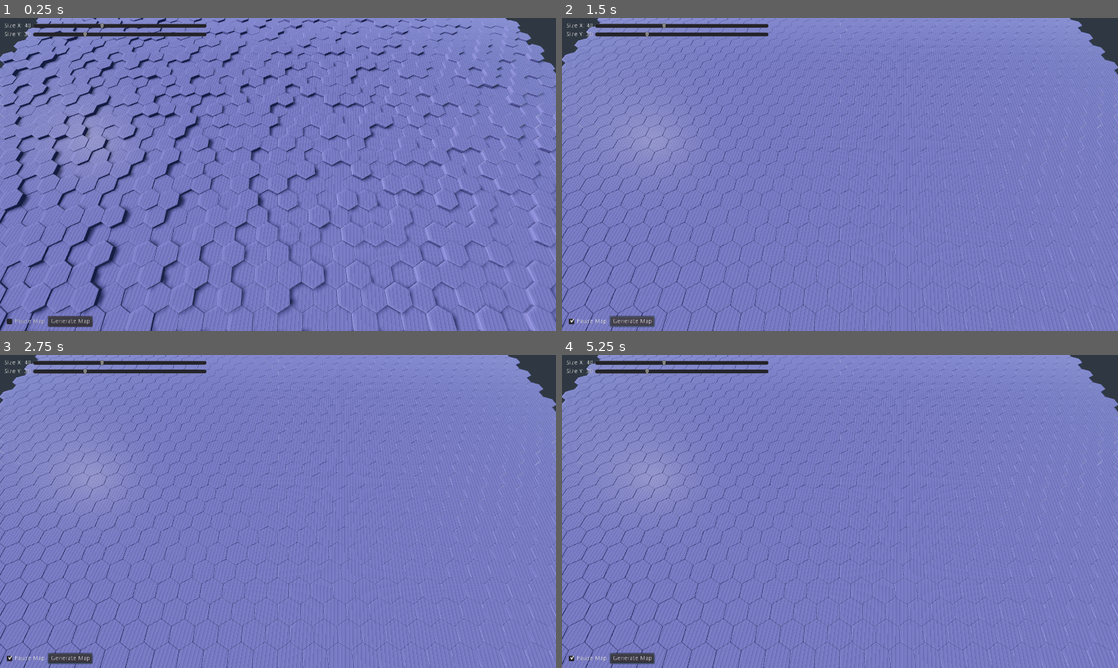
Above: before the commit, frames 1-4 (two rows, left to right).
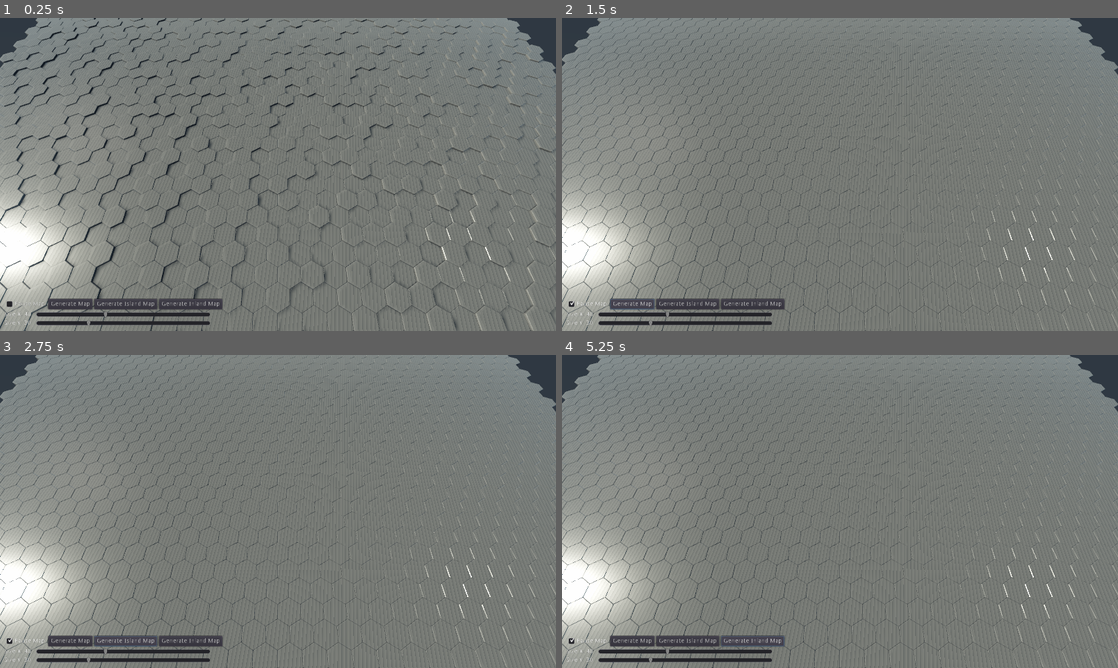
Above: after the commit, the same moments.

Repository: TheNumerus/map-editor
Game: Godot game, scene res://S_MainScene.tscn
Two runs of this game, one before a commit and one after it. Both use one fixed random seed, a clock stepped at 60 frames per second and the inputs below.
Inputs (mouse positions are in pixels of both pictures, inside the frame that each line leads up to):
- Up to frame 1 (0.25 s): no input
- Up to frame 2 (1.5 s): click "Pause Map" at 0.5 s; click "Generate Map" at 1.25 s
- Up to frame 3 (2.75 s): click (127, 639) at 2 s, where only the run after the commit has a clickable "Generate Island Map"
- Up to frame 4 (5.25 s): click (751, 639) at 2.75 s, where only the run after the commit has a clickable "Generate Inland Map"; click "Generate Map" at 3.5 s; click (689, 639) at 4.25 s, where only the run after the commit has a clickable "Generate Island Map"; click (751, 639) at 5 s, where only the run after the commit has a clickable "Generate Inland Map"

The runs differ from the first frame. In frame 1, 98% of the frame differs, in the area x 0-100%, y 0-100%; in frame 2, 99%; in frame 3, 99%; in frame 4, 99%.

Commit message:
better controls

Diff:
--- a/MAT_HexBounce.tres
+++ b/MAT_HexBounce.tres
@@ -4,6 +4,6 @@
 
 [resource]
 shader = ExtResource( 1 )
-shader_param/scale = 0.1
+shader_param/scale = 0.05
 shader_param/speed = 2.0
 shader_param/paused = null
--- a/SC_GUI.gd
+++ b/SC_GUI.gd
@@ -1,27 +1,22 @@
 extends MarginContainer
 
-onready var label_x = $VBoxContainer/HBoxContainer3/HBoxContainer2/GridContainer/SizeXLabel
-onready var label_y = $VBoxContainer/HBoxContainer3/HBoxContainer2/GridContainer/SizeYLabel
+onready var label_x = $VBoxContainer/GridContainer/SizeXLabel
+onready var label_y = $VBoxContainer/GridContainer/SizeYLabel
 
 signal pause_toggle(paused)
 signal map_recieved(map)
 
-var size_x = 40
-var size_y = 30
+var size_x: int = 40
+var size_y: int = 30
 
 func _ready():
-	$HTTPRequest.connect("request_completed", self, "_on_request_completed")
+	if $HTTPRequest.connect("request_completed", self, "_on_request_completed"):
+		push_error("cannot connect to http request node")
 
 func _on_Button_toggled(button_pressed):
 	emit_signal("pause_toggle", button_pressed)
 
-
-func _on_ButtonGenerate_pressed():
-	var error = $HTTPRequest.request("http://localhost:8000/circle?x=%.0f&y=%.0f" % [size_x, size_y])
-	if error:
-		push_error("Map generator timeout")
-
-func _on_request_completed(result, response_code, headers, body):
+func _on_request_completed(result, _response_code, _headers, body):
 	if result != $HTTPRequest.RESULT_SUCCESS:
 		push_error("map gen error")
 		return
@@ -37,3 +32,17 @@
 func _on_size_y_value_changed(value):
 	label_y.text = "Size Y: %.0f" % [value]
 	size_y = value as int
+
+func send_request(path):
+	var error = $HTTPRequest.request("http://localhost:8000/" + path)
+	if error:
+		push_error("Map generator timeout")
+
+func _on_ButtonGenerate_pressed():
+	send_request("circle?x=%.0f&y=%.0f" % [size_x, size_y])
+
+func _on_ButtonGenerateIsland_pressed():
+	send_request("islands?x=%.0f&y=%.0f" % [size_x, size_y])
+
+func _on_ButtonGenerateInland_pressed():
+	send_request("inland?x=%.0f&y=%.0f" % [size_x, size_y])
--- a/SC_HexMap.gd
+++ b/SC_HexMap.gd
@@ -1,13 +1,21 @@
 extends MultiMeshInstance
 
-const offset = sqrt(3) / 3 * 1.5
+const offset := sqrt(3) / 3 * 1.5
 
-const mesh = preload("res://M_Hex.obj")
-const mat = preload("res://MAT_HexBounce.tres")
+const MESH := preload("res://M_Hex.obj")
+const MAT := preload("res://MAT_HexBounce.tres")
 
-var t = 0
-var pause = false
-var hexes = []
+var t := 0
+var pause := false
+var hexes := []
+
+func _init():
+	multimesh = MultiMesh.new()
+	multimesh.transform_format = MultiMesh.TRANSFORM_3D
+	multimesh.color_format = MultiMesh.COLOR_FLOAT
+	multimesh.custom_data_format = MultiMesh.CUSTOM_DATA_FLOAT
+	multimesh.mesh = MESH
+	multimesh.mesh.surface_set_material(0, MAT)
 
 func _ready():
 	populate(40, 30, null)
@@ -16,40 +24,38 @@
 func color_from(hextype):
 	match hextype.terrain_type:
 		"Ocean":
-			return Color(0.1, 0.2, 0.5)
+			return Color(0.1, 0.25, 0.5)
+		"Water":
+			return Color(0.2, 0.45, 0.8)
 		"Ice":
 			return Color(0.9, 0.9, 0.92)
-		"Water":
-			return Color.blue
 		"Forest":
-			return Color.darkgreen
+			return Color(0.2, 0.5, 0.2)
 		"Field":
-			return Color.green
+			return Color(0.6, 0.7, 0.2)
 		"Mountain":
-			return Color.darkgray
+			return Color(0.1, 0.1, 0.1)
 		"Desert":
-			return Color.orange
+			return Color(0.8, 0.6, 0.2)
 		"Jungle":
-			return Color.limegreen
+			return Color(0.4, 0.7, 0.2)
+		"Tundra":
+			return Color(0.12, 0.15, 0.15)
+		"Grassland":
+			return Color(0.5, 0.6, 0.2)
 		_:
 			push_warning("Unknown hextype: " + hextype.terrain_type)
 			return Color(1.0, 0.0, 1.0)
 
 func populate(base_x: int, base_y: int, map_data):
-	multimesh = MultiMesh.new()
-	multimesh.transform_format = MultiMesh.TRANSFORM_3D
-	multimesh.color_format = MultiMesh.COLOR_FLOAT
-	multimesh.custom_data_format = MultiMesh.CUSTOM_DATA_FLOAT
 	multimesh.instance_count = base_x * base_y
-	multimesh.mesh = mesh
-	multimesh.mesh.surface_set_material(0, mat)
 
-	var width = base_x / 2;
-	var height = (base_y - 1) * offset /1.5
+	var width := base_x / 2.0;
+	var height := (base_y - 1) * offset /1.5
 	for x in range(base_x):
 		for y in range(base_y):
-			var index = y * base_x + x
-			var tr = Transform(Basis(), Vector3(0, 0, 0))
+			var index := y * base_x + x
+			var tr := Transform(Basis(), Vector3(0, 0, 0))
 			if y % 2 == 0:
 				tr.origin = Vector3(x - width, 0, y * offset - height)
 			else:
@@ -60,11 +66,11 @@
 			if map_data != null:
 				multimesh.set_instance_color(index, color_from(map_data.field[index]))
 			else:
-				multimesh.set_instance_color(index, Color(0.2, 0.2, 0.6))
+				multimesh.set_instance_color(index, Color(0.2, 0.2, 0.2))
 
-	multimesh.mesh.surface_get_material(0).set_shader_param("paused", false)
+	multimesh.mesh.surface_get_material(0).set_shader_param("paused", pause)
 
-func _on_Control_pause_toggle(paused):
+func _on_Control_pause_toggle(paused: bool):
 	pause = paused
 	multimesh.mesh.surface_get_material(0).set_shader_param("paused", pause)
 
--- a/SC_Player.gd
+++ b/SC_Player.gd
@@ -7,6 +7,8 @@
 var pressed = false
 var right_pressed = false
 var zoom_level = 0
+
+var rot = 0
 
 func _unhandled_input(event):
 	if event is InputEventMouseButton:
@@ -28,7 +30,13 @@
 	elif event is InputEventMouseMotion:
 		var motion_event = (event as InputEventMouseMotion)
 		if pressed:
-			translate((Vector3(-motion_event.relative.x * camera_speed, 0, -motion_event.relative.y * camera_speed)))
+			var pan_vector = Vector2(-motion_event.relative.x * camera_speed, -motion_event.relative.y * camera_speed)
+			var t = Transform2D((rot / 180.0 * PI), Vector2(0, 0))
+			pan_vector = t.basis_xform_inv(pan_vector)
+			translate((Vector3(pan_vector.x, 0, pan_vector.y)))
 		elif right_pressed:
-			var rotate_delta = -motion_event.relative.y / 5
-			$Pivot.rotation_degrees.x = clamp($Pivot.rotation_degrees.x + rotate_delta, 0, 85)
+			var rotate_delta_y = -motion_event.relative.y / 5
+			$Pivot.rotation_degrees.x = clamp($Pivot.rotation_degrees.x + rotate_delta_y, 0, 85)
+			var rotate_delta_x = -motion_event.relative.x / 5
+			rot = $Pivot.rotation_degrees.y + rotate_delta_x
+			$Pivot.rotation_degrees.y = rot
--- a/SH_Hex.tres
+++ b/SH_Hex.tres
@@ -1,10 +1,11 @@
 [gd_resource type="VisualShader" load_steps=12 format=2]
 
+[sub_resource type="VisualShaderNodeScalarConstant" id=1]
+
 [sub_resource type="VisualShaderNodeScalarConstant" id=2]
+constant = 0.2
 
-[sub_resource type="VisualShaderNodeScalarConstant" id=3]
-
-[sub_resource type="VisualShaderNodeExpression" id=12]
+[sub_resource type="VisualShaderNodeExpression" id=3]
 size = Vector2( 250, 150 )
 expression = "albedo = COLOR.xyz"
 
@@ -95,7 +96,7 @@
 	float n_out3p0 = 0.000000;
 
 // Scalar:4
-	float n_out4p0 = 0.000000;
+	float n_out4p0 = 0.200000;
 
 // Output:0
 	ALBEDO = n_out5p0;
@@ -109,7 +110,7 @@
 
 }
 "
-graph_offset = Vector2( -289, 36 )
+graph_offset = Vector2( -207, 145 )
 nodes/vertex/0/position = Vector2( 740, 180 )
 nodes/vertex/2/node = SubResource( 9 )
 nodes/vertex/2/position = Vector2( -220, 220 )
@@ -138,11 +139,11 @@
 nodes/vertex/14/position = Vector2( -240, 700 )
 nodes/vertex/connections = PoolIntArray( 3, 0, 0, 1, 4, 0, 10, 1, 2, 0, 10, 0, 10, 0, 0, 0, 12, 0, 10, 2, 13, 0, 10, 3, 14, 0, 10, 4 )
 nodes/fragment/0/position = Vector2( 580, 160 )
-nodes/fragment/3/node = SubResource( 2 )
+nodes/fragment/3/node = SubResource( 1 )
 nodes/fragment/3/position = Vector2( -60, 280 )
-nodes/fragment/4/node = SubResource( 3 )
+nodes/fragment/4/node = SubResource( 2 )
 nodes/fragment/4/position = Vector2( -60, 340 )
-nodes/fragment/5/node = SubResource( 12 )
+nodes/fragment/5/node = SubResource( 3 )
 nodes/fragment/5/position = Vector2( -20, 80 )
 nodes/fragment/5/size = Vector2( 250, 150 )
 nodes/fragment/5/input_ports = ""
--- a/S_GUI.tscn
+++ b/S_GUI.tscn
@@ -19,62 +19,12 @@
 margin_right = 1260.0
 margin_bottom = 700.0
 mouse_filter = 2
-
-[node name="HBoxContainer3" type="HBoxContainer" parent="VBoxContainer"]
-margin_right = 1260.0
-margin_bottom = 672.0
-mouse_filter = 2
-size_flags_vertical = 3
-
-[node name="HBoxContainer2" type="VBoxContainer" parent="VBoxContainer/HBoxContainer3"]
-margin_right = 466.0
-margin_bottom = 672.0
-mouse_filter = 2
-size_flags_vertical = 3
-
-[node name="GridContainer" type="GridContainer" parent="VBoxContainer/HBoxContainer3/HBoxContainer2"]
-margin_right = 466.0
-margin_bottom = 36.0
-columns = 2
-
-[node name="SizeXLabel" type="Label" parent="VBoxContainer/HBoxContainer3/HBoxContainer2/GridContainer"]
-margin_top = 1.0
-margin_right = 62.0
-margin_bottom = 15.0
-text = "Size X: 40"
-
-[node name="SizeXSlider" type="HSlider" parent="VBoxContainer/HBoxContainer3/HBoxContainer2/GridContainer"]
-margin_left = 66.0
-margin_right = 466.0
-margin_bottom = 16.0
-rect_min_size = Vector2( 400, 0 )
-min_value = 1.0
-value = 40.0
-tick_count = 10
-
-[node name="SizeYLabel" type="Label" parent="VBoxContainer/HBoxContainer3/HBoxContainer2/GridContainer"]
-margin_top = 21.0
-margin_right = 62.0
-margin_bottom = 35.0
-text = "Size Y: 30"
-__meta__ = {
-"_edit_use_anchors_": false
-}
-
-[node name="SizeYSlider" type="HSlider" parent="VBoxContainer/HBoxContainer3/HBoxContainer2/GridContainer"]
-margin_left = 66.0
-margin_top = 20.0
-margin_right = 466.0
-margin_bottom = 36.0
-rect_min_size = Vector2( 400, 0 )
-min_value = 1.0
-value = 30.0
-tick_count = 10
+alignment = 2
 
 [node name="HBoxContainer" type="HBoxContainer" parent="VBoxContainer"]
-margin_top = 676.0
+margin_top = 636.0
 margin_right = 1260.0
-margin_bottom = 700.0
+margin_bottom = 660.0
 mouse_filter = 2
 
 [node name="Button" type="CheckBox" parent="VBoxContainer/HBoxContainer"]
@@ -88,9 +38,64 @@
 margin_bottom = 24.0
 text = "Generate Map"
 
+[node name="ButtonGenerateIsland" type="Button" parent="VBoxContainer/HBoxContainer"]
+margin_left = 207.0
+margin_right = 352.0
+margin_bottom = 24.0
+text = "Generate Island Map"
+
+[node name="ButtonGenerateInland" type="Button" parent="VBoxContainer/HBoxContainer"]
+margin_left = 356.0
+margin_right = 502.0
+margin_bottom = 24.0
+text = "Generate Inland Map"
+
+[node name="GridContainer" type="GridContainer" parent="VBoxContainer"]
+margin_top = 664.0
+margin_right = 1260.0
+margin_bottom = 700.0
+columns = 2
+
+[node name="SizeXLabel" type="Label" parent="VBoxContainer/GridContainer"]
+margin_top = 1.0
+margin_right = 70.0
+margin_bottom = 15.0
+text = "Size X: 40"
+
+[node name="SizeXSlider" type="HSlider" parent="VBoxContainer/GridContainer"]
+margin_left = 74.0
+margin_right = 474.0
+margin_bottom = 16.0
+rect_min_size = Vector2( 400, 0 )
+min_value = 1.0
+value = 40.0
+tick_count = 10
+
+[node name="SizeYLabel" type="Label" parent="VBoxContainer/GridContainer"]
+margin_top = 21.0
+margin_right = 70.0
+margin_bottom = 35.0
+rect_min_size = Vector2( 70, 0 )
+text = "Size Y: 30"
+__meta__ = {
+"_edit_use_anchors_": false
+}
+
+[node name="SizeYSlider" type="HSlider" parent="VBoxContainer/GridContainer"]
+margin_left = 74.0
+margin_top = 20.0
+margin_right = 474.0
+margin_bottom = 36.0
+rect_min_size = Vector2( 400, 0 )
+min_value = 1.0
+value = 30.0
+tick_count = 10
+
 [node name="HTTPRequest" type="HTTPRequest" parent="."]
 timeout = 10
-[connection signal="value_changed" from="VBoxContainer/HBoxContainer3/HBoxContainer2/GridContainer/SizeXSlider" to="." method="_on_size_x_value_changed"]
-[connection signal="value_changed" from="VBoxContainer/HBoxContainer3/HBoxContainer2/GridContainer/SizeYSlider" to="." method="_on_size_y_value_changed"]
 [connection signal="toggled" from="VBoxContainer/HBoxContainer/Button" to="." method="_on_Button_toggled"]
 [connection signal="pressed" from="VBoxContainer/HBoxContainer/ButtonGenerate" to="." method="_on_ButtonGenerate_pressed"]
+[connection signal="pressed" from="VBoxContainer/HBoxContainer/ButtonGenerateIsland" to="." method="_on_ButtonGenerateIsland_pressed"]
+[connection signal="pressed" from="VBoxContainer/HBoxContainer/ButtonGenerateInland" to="." method="_on_ButtonGenerateInland_pressed"]
+[connection signal="value_changed" from="VBoxContainer/GridContainer/SizeXSlider" to="." method="_on_size_x_value_changed"]
+[connection signal="value_changed" from="VBoxContainer/GridContainer/SizeYSlider" to="." method="_on_size_y_value_changed"]
--- a/S_MainScene.tscn
+++ b/S_MainScene.tscn
@@ -8,13 +8,14 @@
 
 [node name="DirectionalLight" type="DirectionalLight" parent="."]
 transform = Transform( -0.131547, 0.624067, -0.770218, 0, 0.77697, 0.629538, 0.99131, 0.0828139, -0.102208, -0.115789, 3.70416, -2.60672 )
+light_color = Color( 1, 0.996078, 0.917647, 1 )
 shadow_enabled = true
 shadow_bias = 0.08
 directional_shadow_mode = 0
-directional_shadow_normal_bias = 0.0
+directional_shadow_normal_bias = 0.01
 directional_shadow_bias_split_scale = 0.0
 directional_shadow_depth_range = 1
-directional_shadow_max_distance = 20.0
+directional_shadow_max_distance = 50.0
 
 [node name="Player" parent="." instance=ExtResource( 2 )]
 transform = Transform( 1, 0, 0, 0, 1, 0, 0, 0, 1, 0, 0.5, 0 )
--- a/default_env.tres
+++ b/default_env.tres
@@ -1,7 +1,8 @@
 [gd_resource type="Environment" load_steps=2 format=2]
 
 [sub_resource type="ProceduralSky" id=1]
-sky_top_color = Color( 0.243137, 0.364706, 0.431373, 1 )
+sky_top_color = Color( 0.203922, 0.407843, 0.517647, 1 )
+sky_horizon_color = Color( 0.670588, 0.811765, 0.92549, 1 )
 sun_latitude = 39.0
 sun_longitude = -53.8
 texture_size = 0
@@ -12,5 +13,12 @@
 background_color = Color( 0.168627, 0.211765, 0.266667, 1 )
 ambient_light_color = Color( 0.168627, 0.211765, 0.266667, 1 )
 tonemap_mode = 2
-ssao_quality = 0
-ssao_blur = 0
+ss_reflections_enabled = true
+ssao_enabled = true
+ssao_quality = 2
+ssao_blur = 2
+glow_enabled = true
+glow_levels/6 = true
+glow_hdr_threshold = 0.8
+glow_bicubic_upscale = true
+adjustment_contrast = 1.2
--- a/project.godot
+++ b/project.godot
@@ -26,5 +26,5 @@
 
 [rendering]
 
-quality/filters/msaa=1
+quality/filters/msaa=2
 environment/default_environment="res://default_env.tres"
Not shown, added: export_presets.cfg
Not shown, added: MapViewer.pck
